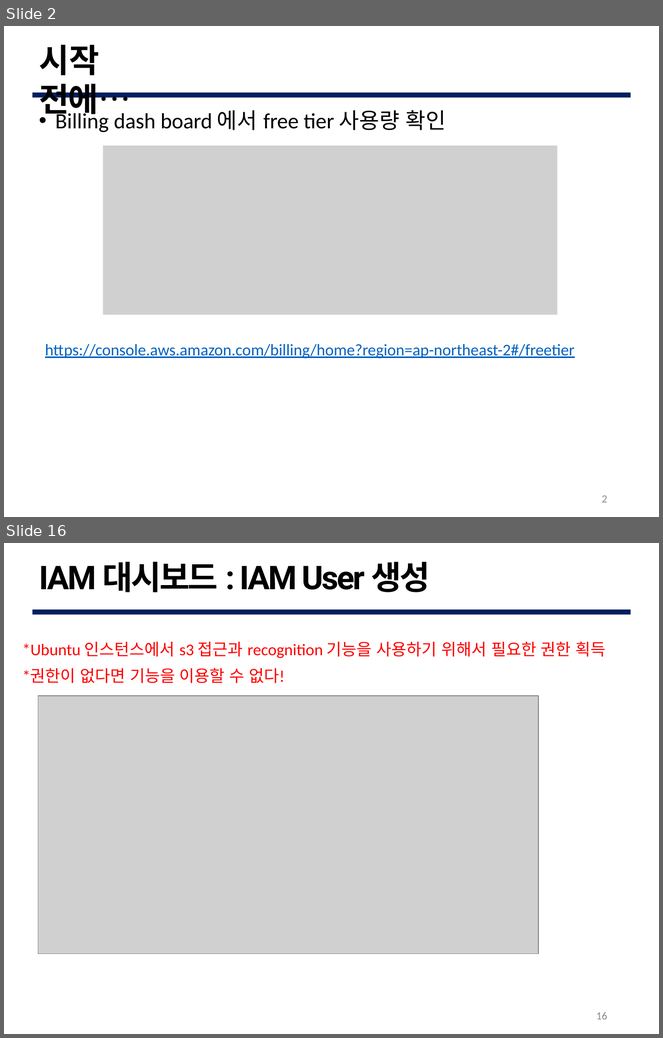
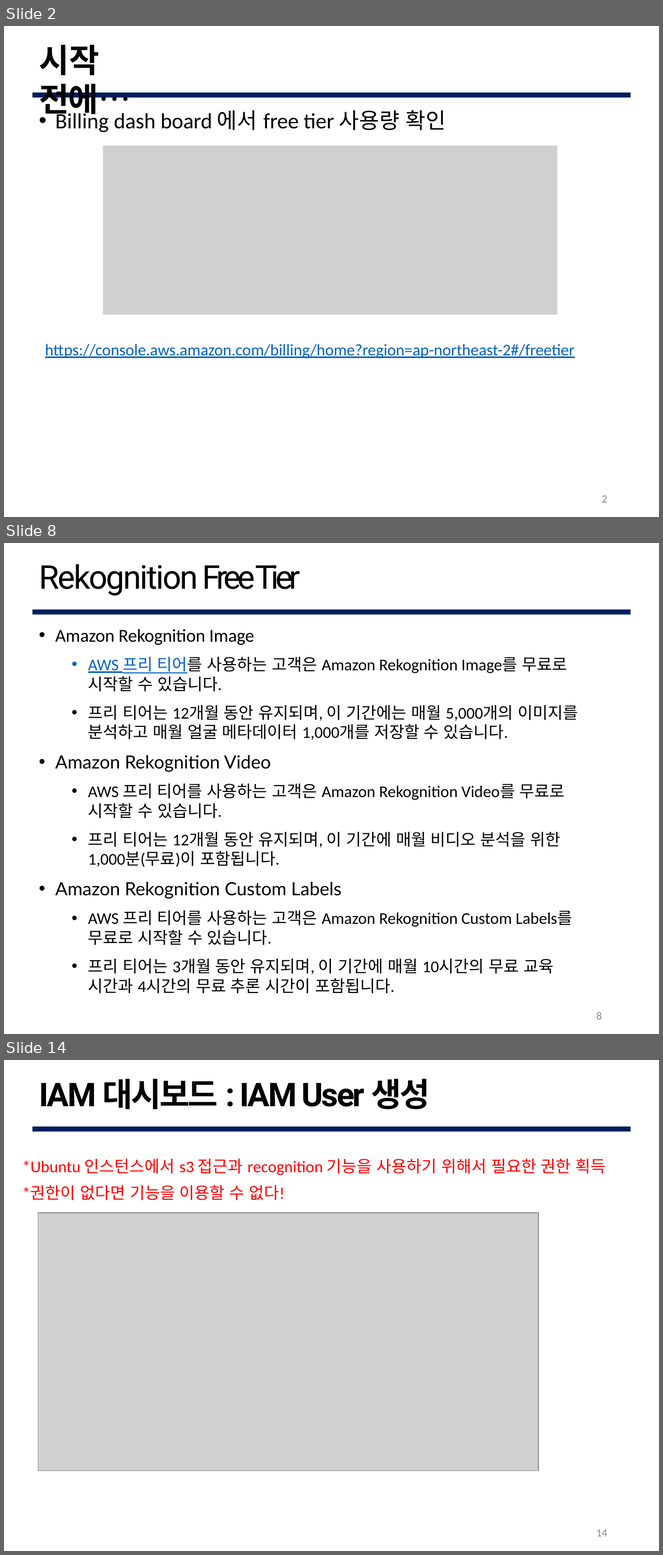
Before and after one commit to G0DCH/AWS_Rekognition_Slide, a slide deck: ppt/AWS Rekognition Slide.pptx. Shown one above the other, each under a label of ours: slides 2 and 16 before the commit, slides 2, 8 and 14 after it; the slides between them are not shown. The pictures are 663x1038 and 663x1555 pixels, drawn with LibreOffice and Linux fonts; fonts in the diff are those of the drawing; grey boxes stand for pictures; background and template pictures are left out. Boxes give left, top, right and bottom in pixels: in the first picture for what was removed or moved away, otherwise in the second. Text is boxed around its words. In the diff, an @@ line names an element or a change of style, - is before the commit and + after.

```diff
--- a/ppt/AWS Rekognition Slide.pptx
+++ b/ppt/AWS Rekognition Slide.pptx
@@ slide 8 added at <box>4,543,659,1034</box>, background #FFFFFF; not listed: 1 template element that a slide beside it also shows @@
@@ title added at <box>39,564,300,596</box>, 36 pt, text #000000 @@
+Rekognition Free Tier
@@ text added at <box>55,629,578,994</box>, 18 pt, text #000000 @@
+• Amazon Rekognition Image
+  • AWS 프리 티어를 사용하는 고객은 Amazon Rekognition Image를 무료로 시작할 수 있습니다.
+  • 프리 티어는 12개월 동안 유지되며, 이 기간에는 매월 5,000개의 이미지를 분석하고 매월 얼굴 메타데이터 1,000개를 저장할 수 있습니다.
+• Amazon Rekognition Video
+  • AWS 프리 티어를 사용하는 고객은 Amazon Rekognition Video를 무료로 시작할 수 있습니다.
+  • 프리 티어는 12개월 동안 유지되며, 이 기간에 매월 비디오 분석을 위한 1,000분(무료)이 포함됩니다.
+• Amazon Rekognition Custom Labels
+  • AWS 프리 티어를 사용하는 고객은 Amazon Rekognition Custom Labels를 무료로 시작할 수 있습니다.
+  • 프리 티어는 3개월 동안 유지되며, 이 기간에 매월 10시간의 무료 교육 시간과 4시간의 무료 추론 시간이 포함됩니다.
@@ page number added at <box>596,1013,602,1020</box>, 12 pt, text #888888 @@
+8
@@ what was slide 16 is now slide 14 @@
@@ page number at <box>596,1530,607,1537</box>: text changed @@
-16
+14
```
Also in this commit, not shown: 4 slides changed, 8 other slides added, 11 slides removed.
